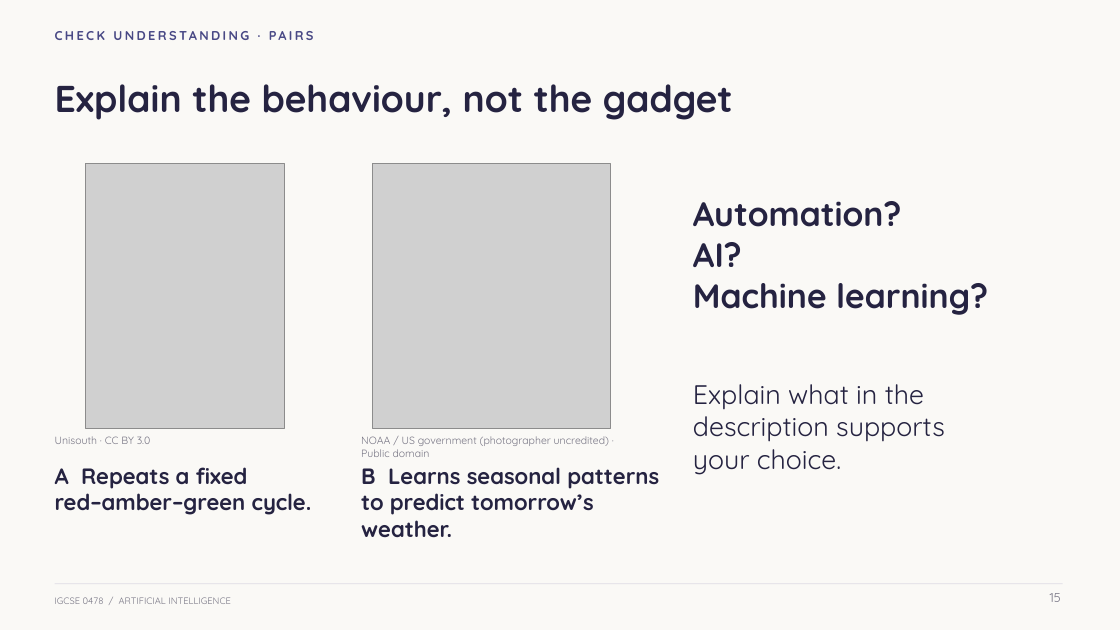
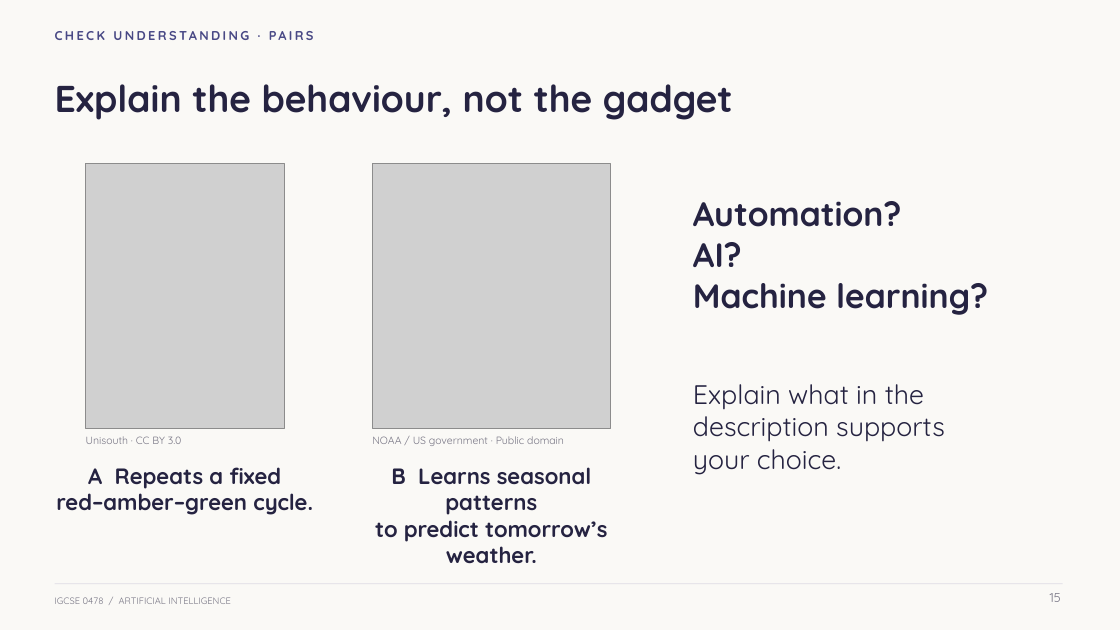
Before and after one commit to myk-sh/cs-lessons, a slide deck: slide 15 of 0478 P1/Artificial Intelligence/IGCSE_0478_Lesson_-_Artificial_Intelligence.pptx. Drawn at 1120x630 pixels with LibreOffice and Linux fonts; fonts in the diff are those of the drawing; grey boxes stand for pictures. Boxes give left, top, right and bottom in pixels: in the first picture for what was removed or moved away, otherwise in the second. Text is boxed around its words. In the diff, an @@ line names an element or a change of style, - is before the commit and + after.

Commit message:
Align photo credits and labels with their pictures in the AI lesson

```diff
--- a/0478 P1/Artificial Intelligence/IGCSE_0478_Lesson_-_Artificial_Intelligence.pptx
+++ b/0478 P1/Artificial Intelligence/IGCSE_0478_Lesson_-_Artificial_Intelligence.pptx
@@ text "Unisouth · CC BY 3.0": place and size @@
-text "Unisouth · CC BY 3.0" at [55, 436, 151, 444]
+text "Unisouth · CC BY 3.0" at [86, 436, 182, 444]
@@ text at [372, 436, 564, 446]: text changed @@
-NOAA / US government (photographer uncredited) · Public domain
+NOAA / US government · Public domain
@@ text "A Repeats a fixed" at [56, 467, 313, 515]: alignment left to centre @@
@@ text "B Learns seasonal patterns" at [375, 467, 607, 564]: alignment left to centre @@
```
Also in this commit, not shown: 6 other slides changed, 2 other files.
